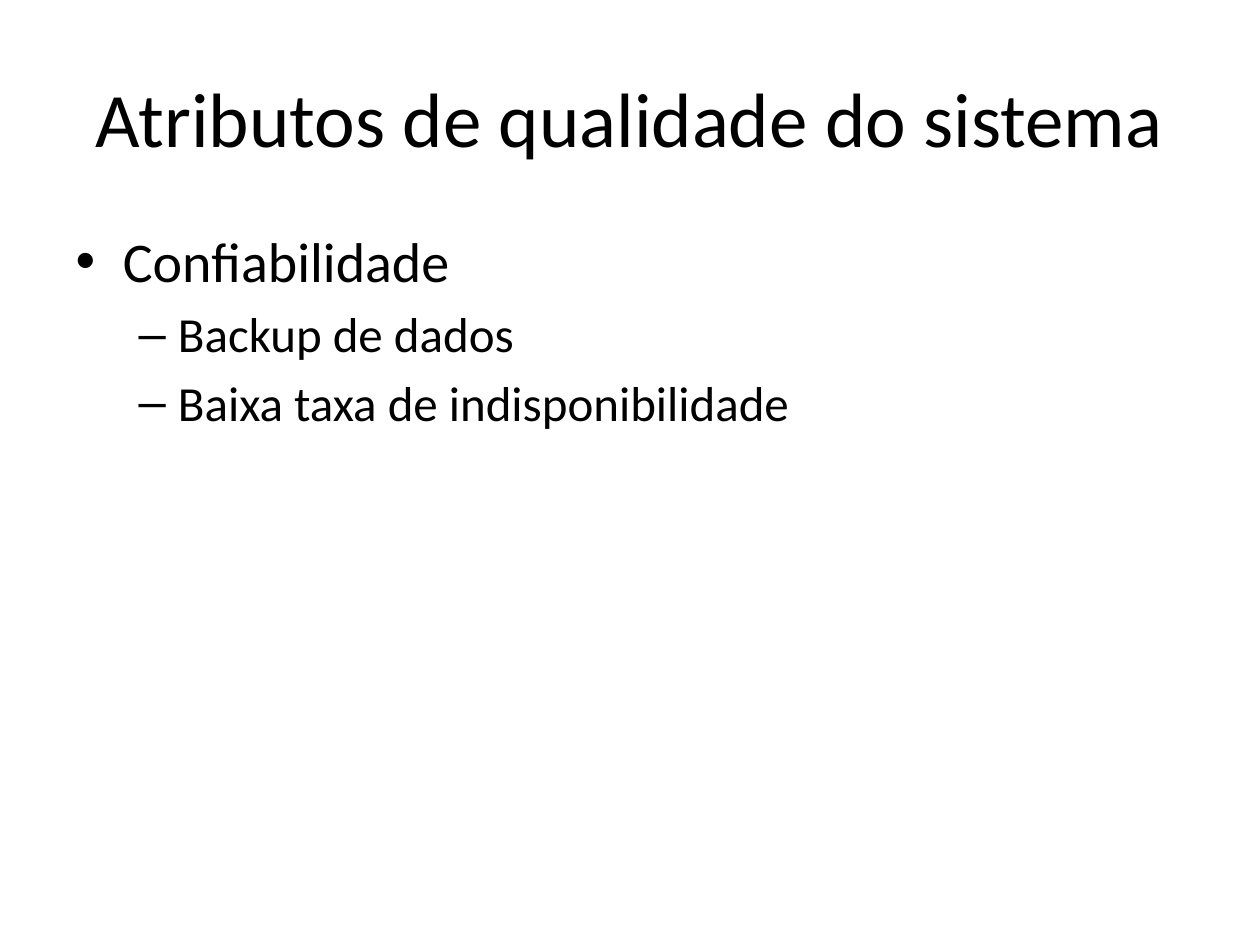
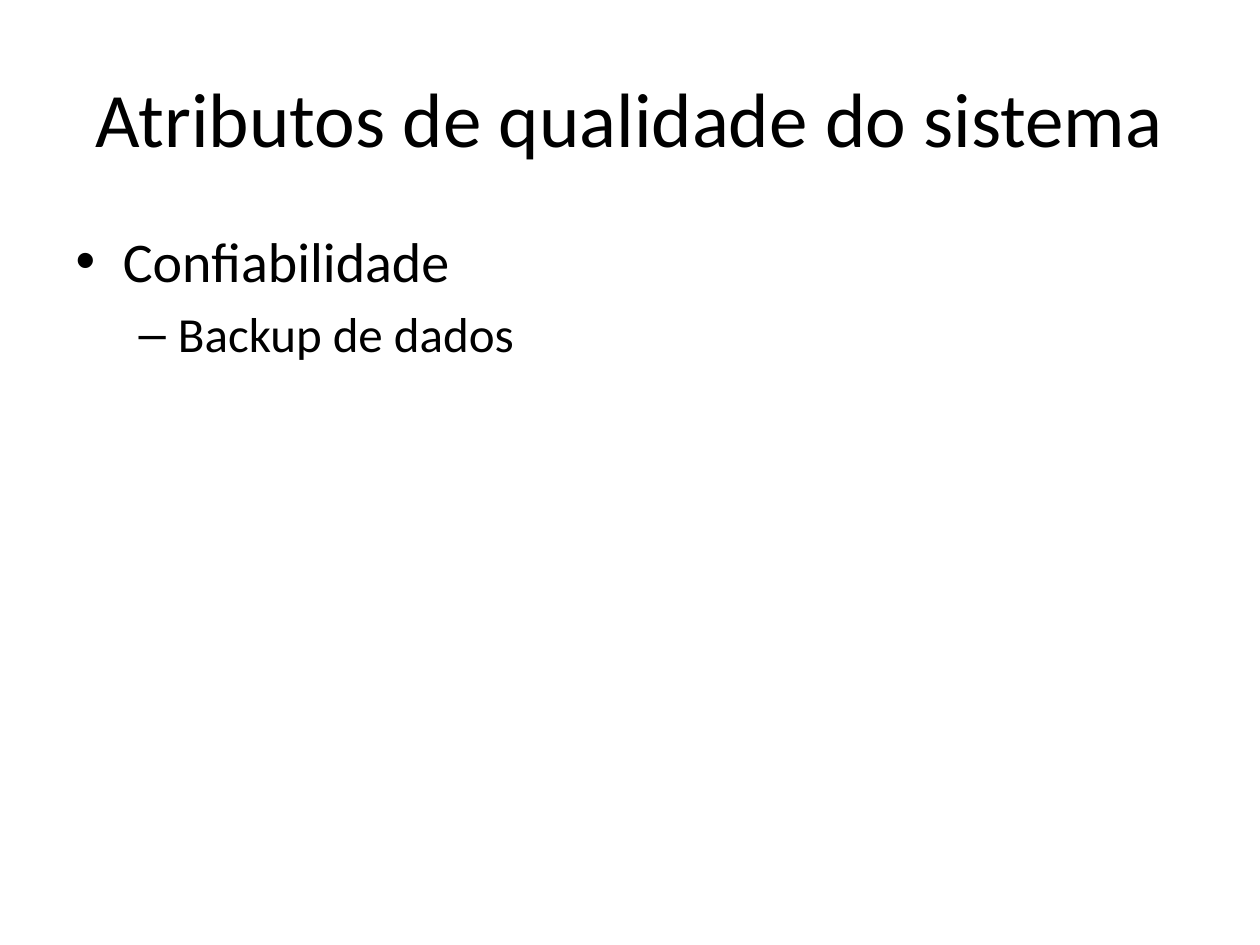
Before and after one commit to amslv/SIGEAS, a slide deck: slide 8 of 01-SISTEMA/02-ANALISE E PROJETO/ARQ-Documento de Arquitetura.pptx. Drawn at 1260x945 pixels with LibreOffice and Linux fonts; fonts in the diff are those of the drawing. Boxes give left, top, right and bottom in pixels: in the first picture for what was removed or moved away, otherwise in the second. Text is boxed around its words. In the diff, an @@ line names an element or a change of style, - is before the commit and + after.

```diff
--- a/01-SISTEMA/02-ANALISE E PROJETO/ARQ-Documento de Arquitetura.pptx
+++ b/01-SISTEMA/02-ANALISE E PROJETO/ARQ-Documento de Arquitetura.pptx
@@ text at (178, 387, 789, 429): paragraph removed @@
-  – Baixa taxa de indisponibilidade
```
Also in this commit, not shown: 1 other file.
